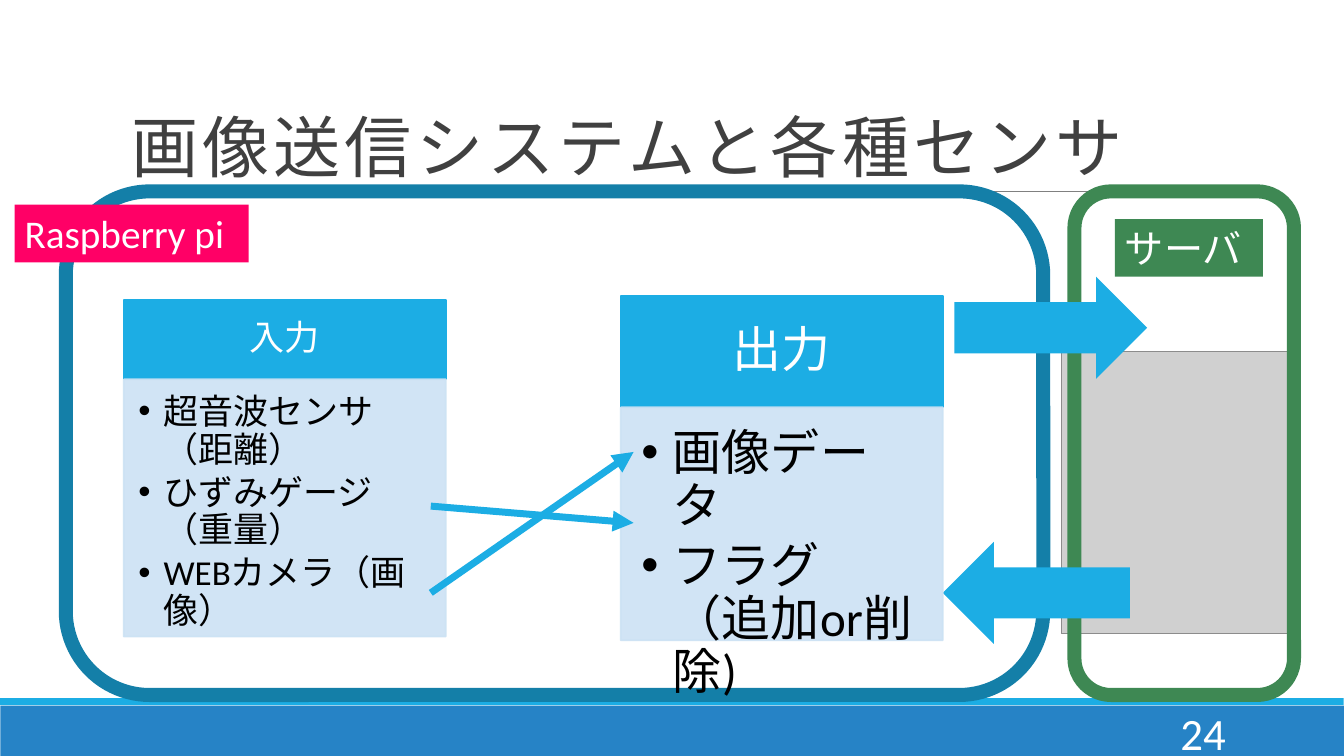
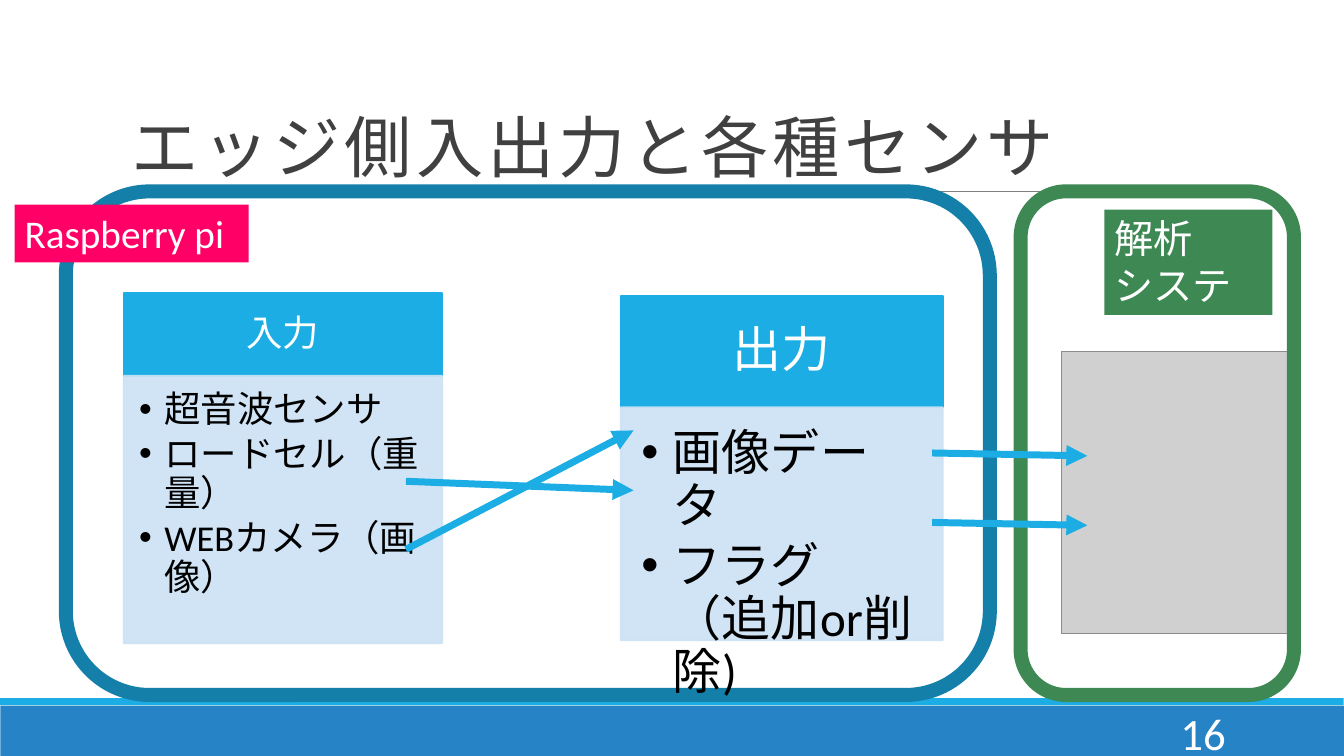
Before and after one commit to DJ956/YoloBarcodeReader, a slide deck: slide 17 of プレゼン/enpit.pptx (slide 25 before the commit). Drawn at 1344x756 pixels with LibreOffice and Linux fonts; fonts in the diff are those of the drawing; grey boxes stand for pictures. Boxes give left, top, right and bottom in pixels: in the first picture for what was removed or moved away, otherwise in the second. Text is boxed around its words. In the diff, an @@ line names an element or a change of style, - is before the commit and + after.

```diff
--- a/プレゼン/enpit.pptx
+++ b/プレゼン/enpit.pptx
@@ title at <box>131,115,1054,189</box>: text changed @@
-画像送信システムと各種センサ
+エッジ側入出力と各種センサ
@@ rounded rectangle: place and size @@
-rounded rectangle at <box>66,192,1044,696</box>
+rounded rectangle at <box>66,192,990,696</box>
@@ rounded rectangle: place and size @@
-rounded rectangle at <box>1075,192,1295,696</box>
+rounded rectangle at <box>1021,192,1295,696</box>
@@ rectangle "解析": place and size @@
-rectangle "解析" at <box>1115,219,1263,276</box>
+rectangle "解析" at <box>1105,210,1273,315</box>
@@ text in rectangle at <box>1114,220,1231,359</box>: text changed @@
-サーバ
+解析
+システム
@@ text "入力" at <box>247,315,320,349</box>: size 25 to 26 pt @@
@@ rectangle: place and size @@
-rectangle at <box>124,300,446,380</box>
+rectangle at <box>124,293,443,376</box>
@@ right arrow removed at <box>955,277,1147,379</box> @@
@@ rectangle: place and size @@
-rectangle at <box>124,379,446,636</box>
+rectangle at <box>124,376,443,643</box>
@@ text at <box>164,391,419,510</box>: text changed; size 25 to 26 pt @@
-  •• 超音波センサ（距離）
-  •• ひずみゲージ（重量）
+  •• 超音波センサ
+  •• ロードセル（重量）
@@ arrow moved from (431, 593) - (634, 452) to (406, 549) - (634, 431) @@
@@ arrow added from (933, 453) to (1088, 456), #1CADE4 5 pt @@
@@ arrow moved from (431, 506) - (634, 523) to (406, 481) - (634, 490) @@
@@ text at <box>164,521,416,594</box>: size 25 to 26 pt in "WEBカメラ（画像）" @@
@@ arrow added from (933, 522) to (1088, 525), #1CADE4 5 pt @@
@@ right arrow removed at <box>943,542,1130,644</box> @@
@@ page number at <box>1180,719,1225,751</box>: text changed @@
-24
+16
```
Also in this commit, not shown: 7 other slides changed.
